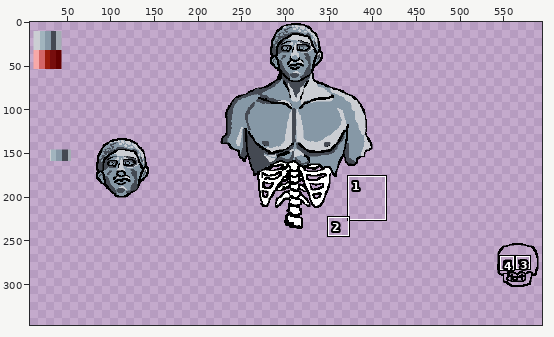
Pixel-art file, stored at Assets/Aseprite Files/Testing/Skeliton_Guy.aseprite. Above, an overview of the earlier version with the close-up marked.
Close-up. Before:
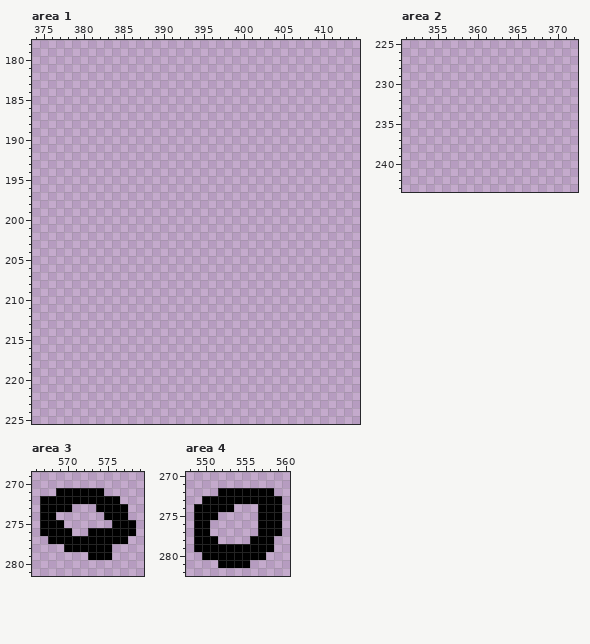
640x360 pixels, 1 frame. Colours within 5 levels of each other are drawn and written as one. Shown: area 1: x 374..414, y 178..225; area 2: x 351..372, y 225..243; area 3: x 566..579, y 269..281; area 4: x 548..560, y 270..282. The wide view leaves out empty margins. The commit also changed other parts of the picture, which this record leaves out.
And afterwards:
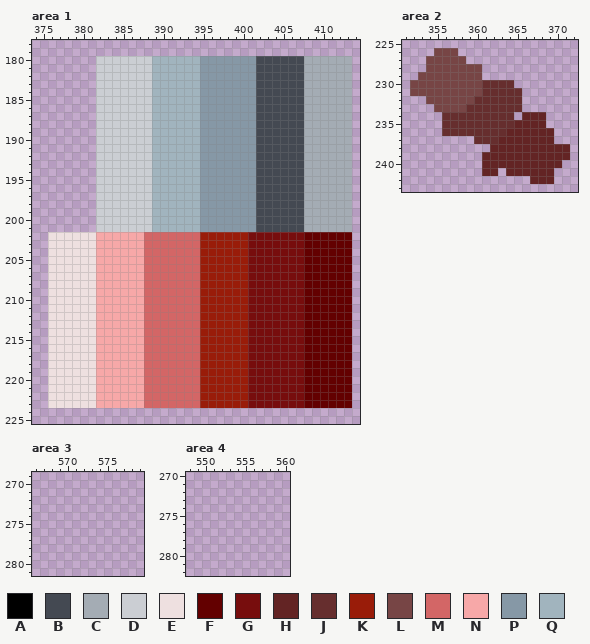
Palette (. is transparent): A #000000  B #444952  C #a4acb4  D #cbced3  E #eee0e0  F #630000  G #770d0d  H #632424  J #662e2e  K #991c09  L #774545  M #d36666  N #f7a8a8  P #8698a6  Q #a1b4be
Difference:
Changed rows in their new state; - is an unchanged pixel.
Area 1, layer "Head":
first column x 376:
180 ------DDDDDDDQQQQQQPPPPPPPBBBBBBCCCCCC
181 ------DDDDDDDQQQQQQPPPPPPPBBBBBBCCCCCC
182 ------DDDDDDDQQQQQQPPPPPPPBBBBBBCCCCCC
183 ------DDDDDDDQQQQQQPPPPPPPBBBBBBCCCCCC
184 ------DDDDDDDQQQQQQPPPPPPPBBBBBBCCCCCC
185 ------DDDDDDDQQQQQQPPPPPPPBBBBBBCCCCCC
186 ------DDDDDDDQQQQQQPPPPPPPBBBBBBCCCCCC
187 ------DDDDDDDQQQQQQPPPPPPPBBBBBBCCCCCC
188 ------DDDDDDDQQQQQQPPPPPPPBBBBBBCCCCCC
189 ------DDDDDDDQQQQQQPPPPPPPBBBBBBCCCCCC
190 ------DDDDDDDQQQQQQPPPPPPPBBBBBBCCCCCC
191 ------DDDDDDDQQQQQQPPPPPPPBBBBBBCCCCCC
192 ------DDDDDDDQQQQQQPPPPPPPBBBBBBCCCCCC
193 ------DDDDDDDQQQQQQPPPPPPPBBBBBBCCCCCC
194 ------DDDDDDDQQQQQQPPPPPPPBBBBBBCCCCCC
195 ------DDDDDDDQQQQQQPPPPPPPBBBBBBCCCCCC
196 ------DDDDDDDQQQQQQPPPPPPPBBBBBBCCCCCC
197 ------DDDDDDDQQQQQQPPPPPPPBBBBBBCCCCCC
198 ------DDDDDDDQQQQQQPPPPPPPBBBBBBCCCCCC
199 ------DDDDDDDQQQQQQPPPPPPPBBBBBBCCCCCC
200 ------DDDDDDDQQQQQQPPPPPPPBBBBBBCCCCCC
201 ------DDDDDDDQQQQQQPPPPPPPBBBBBBCCCCCC
202 EEEEEENNNNNNMMMMMMMKKKKKKGGGGGGGFFFFFF
203 EEEEEENNNNNNMMMMMMMKKKKKKGGGGGGGFFFFFF
204 EEEEEENNNNNNMMMMMMMKKKKKKGGGGGGGFFFFFF
205 EEEEEENNNNNNMMMMMMMKKKKKKGGGGGGGFFFFFF
206 EEEEEENNNNNNMMMMMMMKKKKKKGGGGGGGFFFFFF
207 EEEEEENNNNNNMMMMMMMKKKKKKGGGGGGGFFFFFF
208 EEEEEENNNNNNMMMMMMMKKKKKKGGGGGGGFFFFFF
209 EEEEEENNNNNNMMMMMMMKKKKKKGGGGGGGFFFFFF
210 EEEEEENNNNNNMMMMMMMKKKKKKGGGGGGGFFFFFF
211 EEEEEENNNNNNMMMMMMMKKKKKKGGGGGGGFFFFFF
212 EEEEEENNNNNNMMMMMMMKKKKKKGGGGGGGFFFFFF
213 EEEEEENNNNNNMMMMMMMKKKKKKGGGGGGGFFFFFF
214 EEEEEENNNNNNMMMMMMMKKKKKKGGGGGGGFFFFFF
215 EEEEEENNNNNNMMMMMMMKKKKKKGGGGGGGFFFFFF
216 EEEEEENNNNNNMMMMMMMKKKKKKGGGGGGGFFFFFF
217 EEEEEENNNNNNMMMMMMMKKKKKKGGGGGGGFFFFFF
218 EEEEEENNNNNNMMMMMMMKKKKKKGGGGGGGFFFFFF
219 EEEEEENNNNNNMMMMMMMKKKKKKGGGGGGGFFFFFF
220 EEEEEENNNNNNMMMMMMMKKKKKKGGGGGGGFFFFFF
221 EEEEEENNNNNNMMMMMMMKKKKKKGGGGGGGFFFFFF
222 EEEEEENNNNNNMMMMMMMKKKKKKGGGGGGGFFFFFF
223 EEEEEENNNNNNMMMMMMMKKKKKKGGGGGGGFFFFFF
Area 2, layer "Body":
first column x 352:
226 ---LLL--------------
227 --LLLLL-------------
228 --LLLLLLL-----------
229 -LLLLLLLL-----------
230 LLLLLLLLLJJJJ-------
231 LLLLLLLLLJJJJJ------
232 --LLLLLLJJJJJJ------
233 ---LLLLJJJJJJJ------
234 ----JJJJJJJJJ-HHH---
235 ----JJJJJJJJJHHHH---
236 ----JJJJJJJJHHHHHH--
237 --------JJJHHHHHHH--
238 ----------HHHHHHHHHH
239 ---------HHHHHHHHHHH
240 ---------HHHHHHHHHH-
241 ---------HH-HHHHHH--
242 ---------------HHH--
Area 3, layer "Body":
first column x 567:
271 --......----
272 ..........--
273 ....---....-
274 ..------...-
275 ...------...
276 ....--......
277 -..........-
278 ---......---
279 ------...---
Area 4, layer "Body":
first column x 549:
272 ---.......-
273 -..........
274 .....---...
275 ...-----...
276 ..------...
277 ..------...
278 ...----...-
279 ..........-
280 -........--
281 ---....----
Where, in picture pixels (left, top, right, bottom), the same in both close-ups:
added: (48, 56, 352, 408)
added: (410, 48, 570, 184)
erased: (40, 488, 136, 560)
erased: (194, 488, 282, 568)
